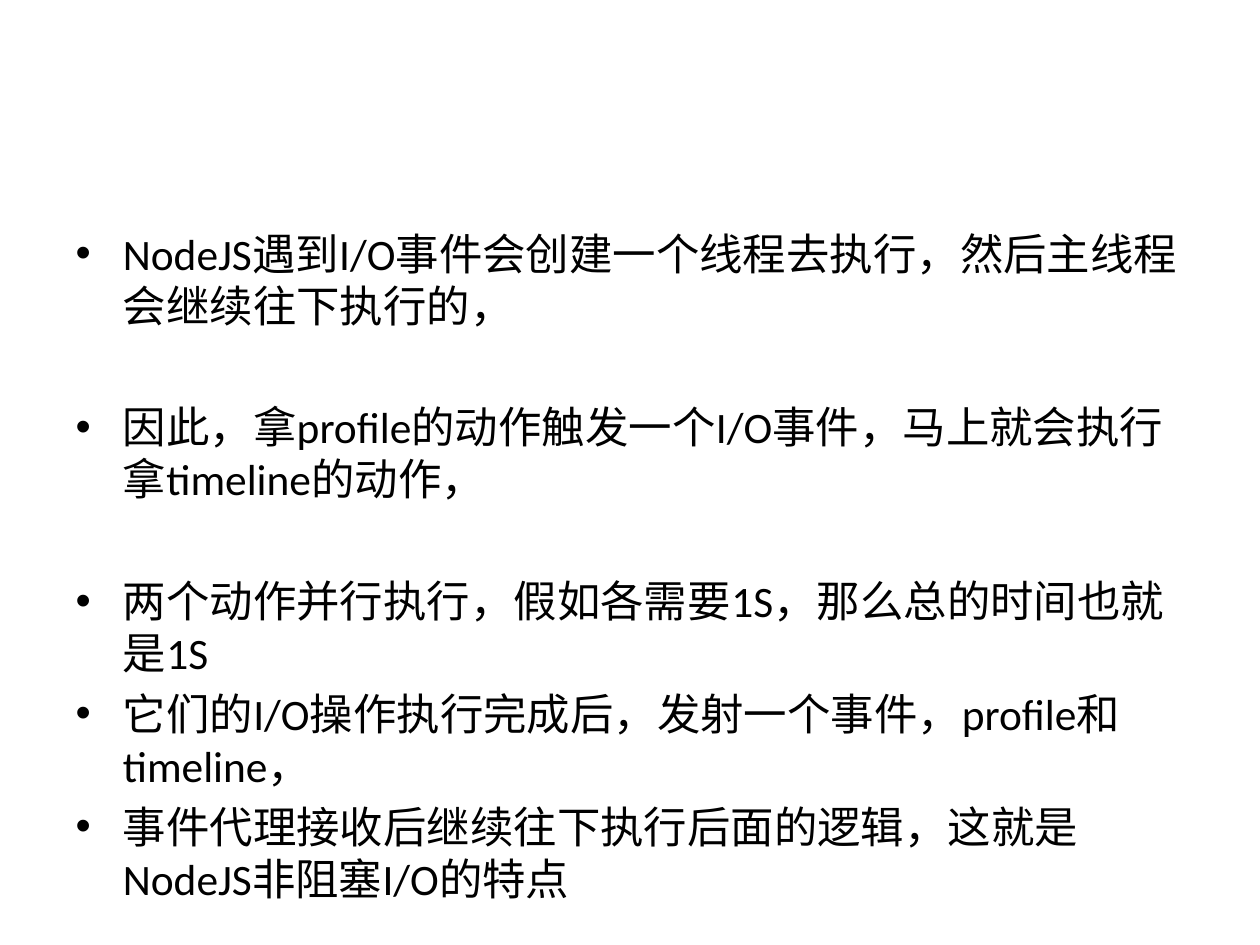
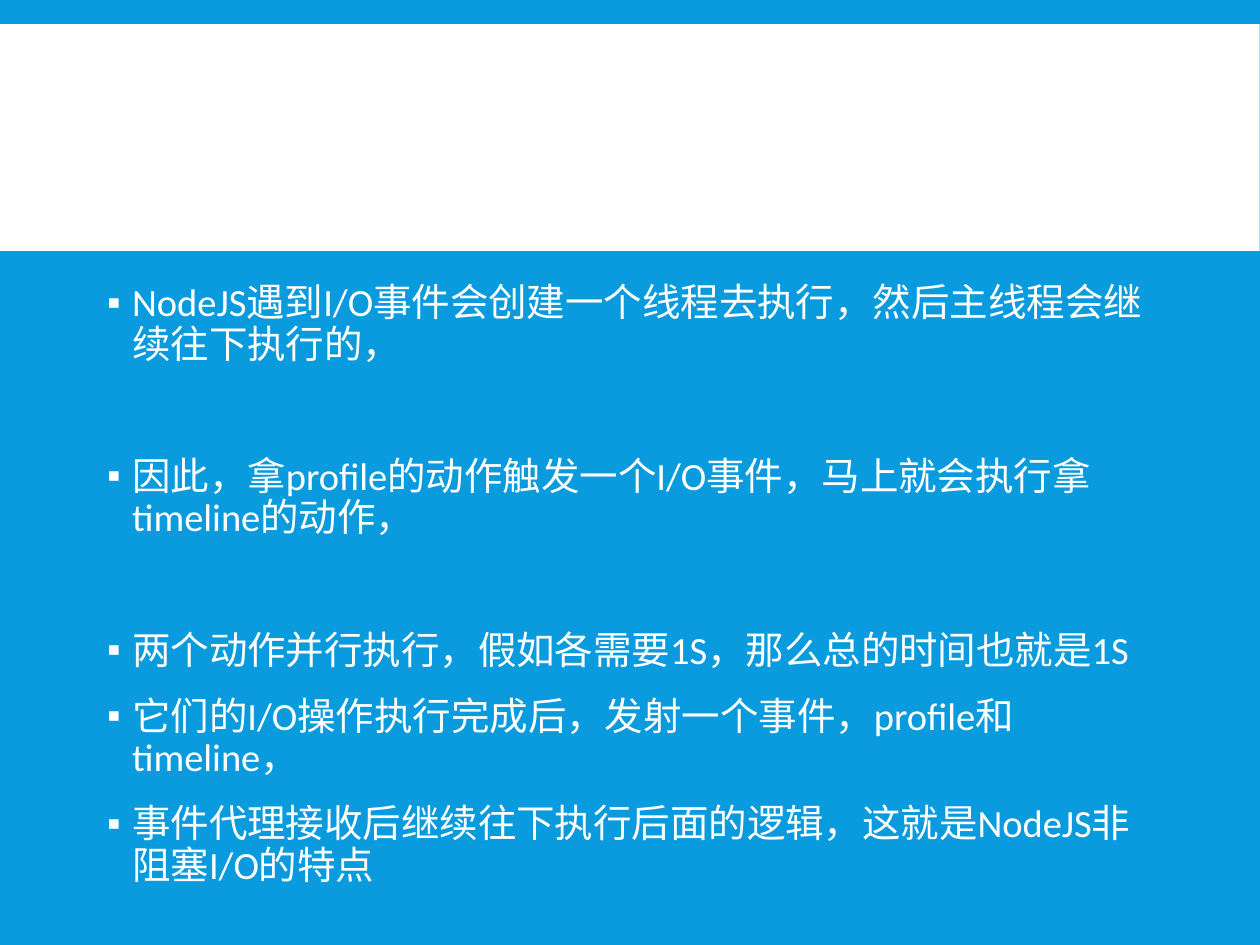
Before and after one commit to xiayu1986/webLearn, a slide deck: slide 18 of mix/技术分享/NODE技术分享.pptx (slide 14 before the commit). Drawn at 1260x945 pixels with LibreOffice and Linux fonts; fonts in the diff are those of the drawing. Boxes give left, top, right and bottom in pixels: in the first picture for what was removed or moved away, otherwise in the second. Text is boxed around its words. In the diff, an @@ line names an element or a change of style, - is before the commit and + after.

```diff
--- a/mix/技术分享/NODE技术分享.pptx
+++ b/mix/技术分享/NODE技术分享.pptx
@@ background #FFFFFF to #099BDD @@
@@ rectangle added at (x1=0, y1=24, x2=1260, y2=251), fill #FFFFFF @@
@@ text "NodeJS遇到I/O事件会创建一个线程去执行，然后主线程会继续往下执行的，" moved from (x1=123, y1=234, x2=1177, y2=848) to (x1=132, y1=284, x2=1142, y2=882) @@
@@ text "NodeJS遇到I/O事件会创建一个线程去执行，然后主线程会继续往下执行的，" at (x1=132, y1=284, x2=1142, y2=882): size 24.8 to 22 pt, text colour #000000 to #FFFFFF; bullet • to ▪; line spacing 1 to 0.9; more space between paragraphs @@
```
Also in this commit, not shown: 11 other slides changed, 6 slides added, 2 slides removed.
